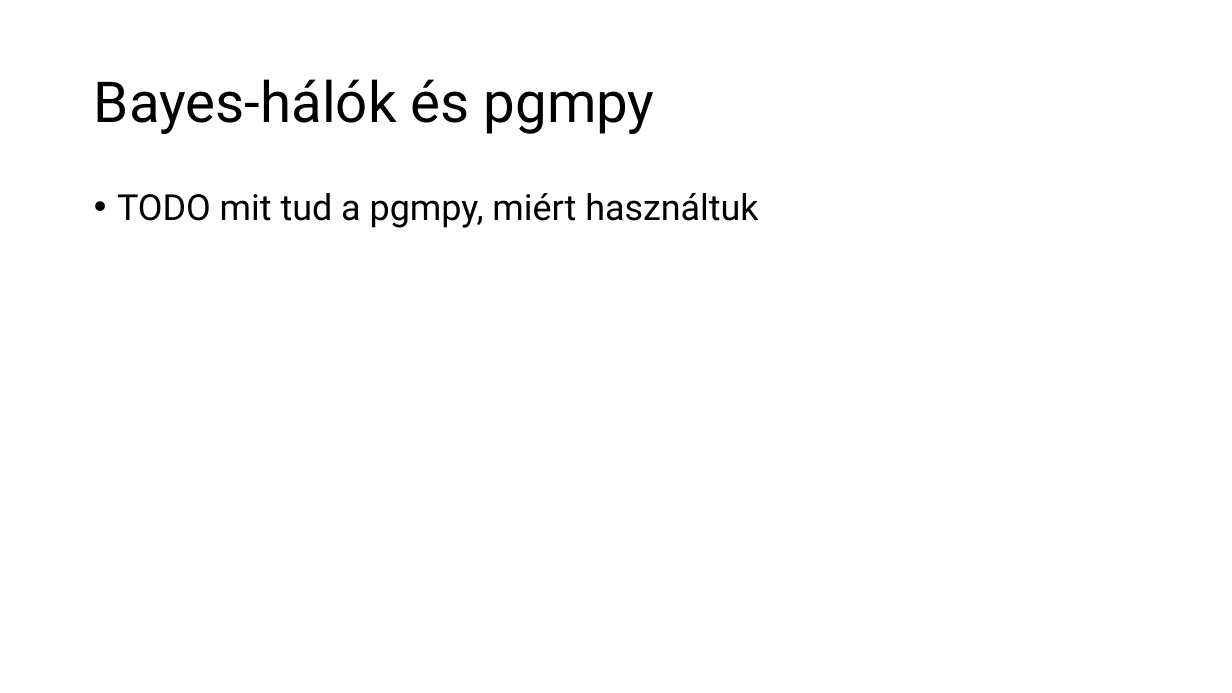
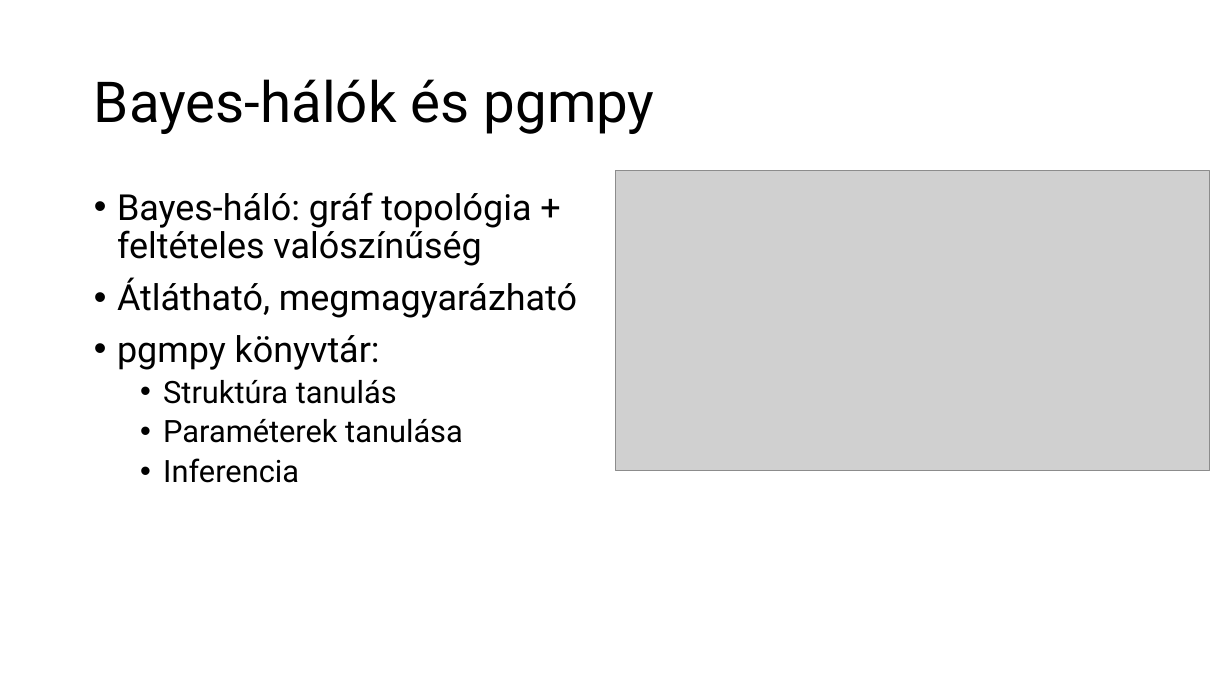
Before and after one commit to annagergaly/french-accidents, a slide deck: slide 9 of Balesetek Franciországban.pptx. Drawn at 1232x693 pixels with LibreOffice and Linux fonts; fonts in the diff are those of the drawing; grey boxes stand for pictures. Boxes give left, top, right and bottom in pixels: in the first picture for what was removed or moved away, otherwise in the second. Text is boxed around its words. In the diff, an @@ line names an element or a change of style, - is before the commit and + after.

```diff
--- a/Balesetek Franciországban.pptx
+++ b/Balesetek Franciországban.pptx
@@ picture added at box(616, 171, 1211, 471) @@
@@ text at box(117, 192, 577, 483): text changed @@
-• TODO mit tud a pgmpy, miért használtuk
+• Bayes-háló: gráf topológia + feltételes valószínűség
+• Átlátható, megmagyarázható
+• pgmpy könyvtár:
+  • Struktúra tanulás
+  • Paraméterek tanulása
+  • Inferencia
```
Also in this commit, not shown: 4 other slides changed, 1 slide added, 2 slides removed.
